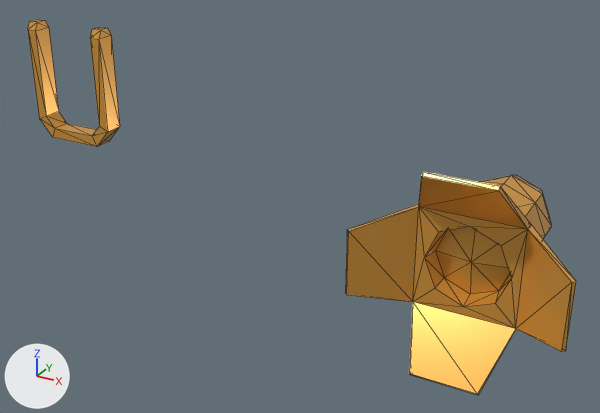
Two versions of the glTF model models/ultimate-pack/low-poly-10/t/music-spotlight.glb, one commit apart.
Both versions are drawn from a 50 mm camera at (2.24, -2.29, 1.07) aimed at (1.04, -0.1, -0.03). Every picture has the same lights, and +X, +Y and +Z are marked at lower left. The picture after the commit comes second. Mesh edges are drawn as thin lines. Where no turn or scale is listed for an object, it has been applied to the vertices.

Script lines for the objects in view, before the commit:
```python
mat_lowpoly_colors = principled_material('LOWPOLY-COLORS')
mat_lowpoly_colors.base_color = (0.8, 0.388, 0.0631)  # orange #e7a747
mat_lowpoly_colors.metallic = 0.4
mat_lowpoly_colors.roughness = 0.272
me_spotlight_base = bpy.data.meshes.new('spotlight-base')
me_spotlight_base.from_pydata(...)  # 74 vertices, 144 faces; spans x -0.306..0.306, y -0.438..0.176, z -0.307..0.305
me_spotlight_base.materials.append(mat_lowpoly_colors)  # orange #e7a747
me_spotlight_holder = bpy.data.meshes.new('spotlight-holder')
me_spotlight_holder.from_pydata(...)  # 32 vertices, 60 faces; spans x -0.174..0.174, y -0.035..0.035, z 0.0..0.447
me_spotlight_holder.materials.append(mat_lowpoly_colors)  # orange #e7a747
ob_spotlight_base = bpy.data.objects.new('spotlight-base', me_spotlight_base)
ob_spotlight_base.location = (1.667, 0.0, 0.0)
ob_spotlight_holder = bpy.data.objects.new('spotlight-holder', me_spotlight_holder)
ob_spotlight_holder.location = (0.0, 0.0, 0.0)
```
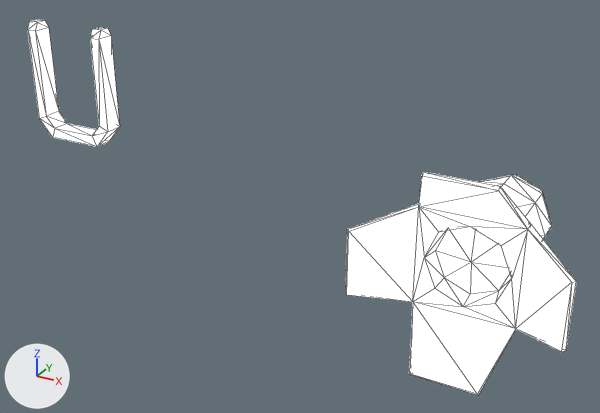
The change, as JSON lines over the scene's bpy script:
```json
{"op": "set", "path": "mat_lowpoly_colors.metallic", "old": "0.4", "new": "0.0"}
{"op": "set", "path": "mat_lowpoly_colors.base_color", "old": "(0.8, 0.388, 0.0631)", "new": "(1.0, 1.0, 1.0)", "note": "orange #e7a747 -> white #ffffff"}
{"op": "set", "path": "mat_lowpoly_colors.roughness", "old": "0.272", "new": "0.986"}
{"op": "add", "block": "mat_lowpoly_colors", "code": "mat_lowpoly_colors.emission_strength = 1.0"}
```

Changed parts and their boxes (x1, y1, x2, y2) in the pictures (600 x 413 px):
```json
{"object": "spotlight-base", "change": "recoloured, surface changed", "before": [345, 172, 576, 395], "after": [345, 172, 576, 395], "on screen": "orange to white"}
{"object": "spotlight-holder", "change": "recoloured, surface changed", "before": [28, 19, 120, 147], "after": [28, 19, 120, 147], "on screen": "orange to white"}
```
